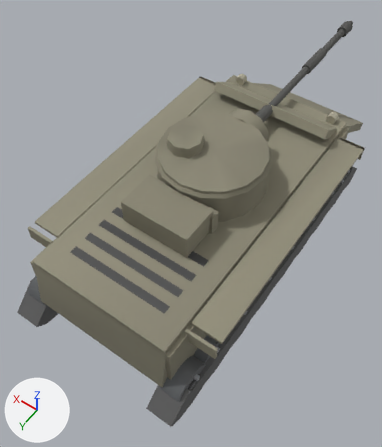
The glTF model client/assets/models/centurion.glb as it was, and as the next commit left it.
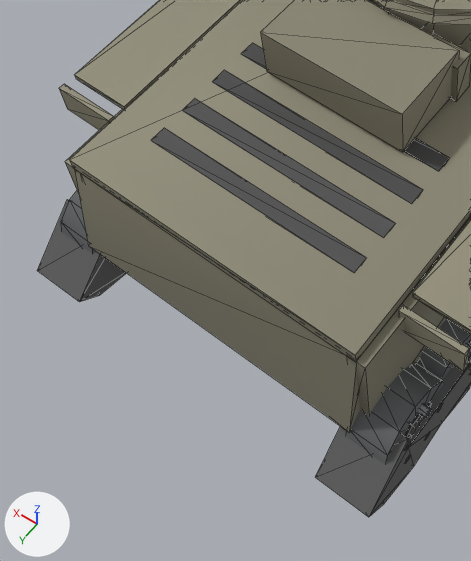
The first picture shows the older version from a 50 mm camera at (-3.87, 5.95, 9.8) aimed at (0.24, 0.19, 0.74). The close-ups show the older and then the newer version on the part from 0% to 57% of the width and 42% to 100% of the height of that picture. Only the edits that show in the close-ups are written down. The axes (+X, +Y, +Z) are drawn at lower left. The lights are the same throughout. The close-ups show mesh edges as thin lines. Where no turn or scale is listed for an object, it has been applied to the vertices. Vertices at exactly the same position are counted once.

The first close-up shows 'hullRear', 'hullSide', 'hullTop', 'tracks', 'turretFront', 'turretRear', 'turretRoof', 'turretSide', 'wheel0', 'wheel15', 'wheel7'.
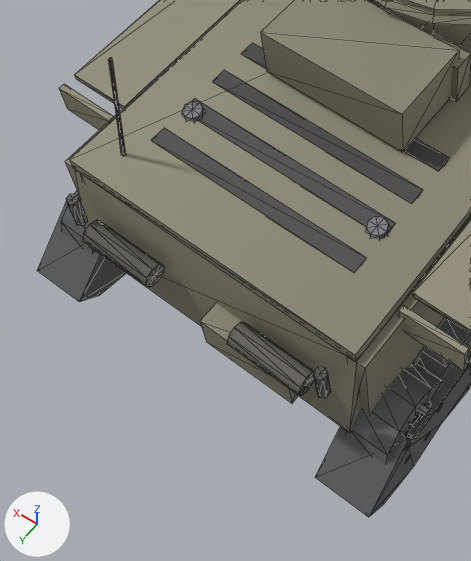
Edits to the scene script, one JSON object a line:
```json
{"block": "me_mesh_20", "where": "# used by ob_hullrear; location = (0.0, 0.0, 0.0)"}
{"op": "remove", "block": "me_mesh_20", "code": "me_mesh_20.from_pydata(...)  # 44 vertices, 76 faces; spans x -1.48..1.48, y 2.85..3.45, z 0.76..1.88"}
{"op": "add", "block": "me_mesh_20", "code": "me_mesh_20.from_pydata(...)  # 156 vertices, 268 faces; spans x -1.48..1.48, y 2.85..3.63, z 0.76..3.16"}
{"block": "me_mesh_20", "change": "me_mesh_20 part 1: a new loose piece, an 8-sided cylinder along x spanning x -1.16..-0.44, y 3.41..3.63, z 1.34..1.56, in mat_hullrear_mat"}
{"block": "me_mesh_20", "change": "me_mesh_20 part 2: a new loose piece, a 6-sided cylinder along z spanning x -1.346..-1.25, y 3.445..3.555, z 1.458..1.798, in mat_hullrear_mat"}
{"block": "me_mesh_20", "change": "me_mesh_20 part 3: a new loose piece, an 8-sided cylinder along x spanning x 0.44..1.16, y 3.41..3.63, z 1.34..1.56, in mat_hullrear_mat"}
{"block": "me_mesh_20", "change": "me_mesh_20 part 4: a new loose piece, a 6-sided cylinder along z spanning x 1.25..1.346, y 3.445..3.555, z 1.458..1.798, in mat_hullrear_mat"}
{"block": "me_mesh_20", "change": "me_mesh_20 part 5: a new loose piece, a box spanning x -0.99..-0.07, y 3.31..3.57, z 0.93..1.31, in mat_hullrear_mat"}
{"block": "me_mesh_20", "change": "me_mesh_20 part 6: 12 vertices added at x 1.07..1.18, y 2.87..3.03, z 1.82..3.16"}
{"block": "me_mesh_20", "change": "other edits to the shape of me_mesh_20 do not show in these pictures"}
{"block": "me_mesh_21", "where": "# used by ob_hulltop; location = (0.0, 0.0, 0.0)"}
{"op": "remove", "block": "me_mesh_21", "code": "me_mesh_21.from_pydata(...)  # 40 vertices, 60 faces; spans x -1.48..1.48, y -3.3..3.3, z 1.86..1.99"}
{"op": "add", "block": "me_mesh_21", "code": "me_mesh_21.from_pydata(...)  # 76 vertices, 124 faces; spans x -1.48..1.48, y -3.3..3.3, z 1.86..2.02"}
{"block": "me_mesh_21", "change": "me_mesh_21 part 7: a new loose piece, an 8-sided cut cone along z (radius 0.1 at the low end, 0.09 at the high end) spanning x -1.074..-0.873, y 2.25..2.45, z 1.96..2.02, in mat_hulltop_mat"}
{"block": "me_mesh_21", "change": "me_mesh_21 part 8: a new loose piece, an 8-sided cut cone along z (radius 0.1 at the low end, 0.09 at the high end) spanning x 0.873..1.074, y 2.25..2.45, z 1.96..2.02, in mat_hulltop_mat"}
```

Where the change shows, as pixel boxes (x1, y1, x2, y2) in the close-ups (471 x 561 px):
```json
{"object": "hullRear", "change": "reshaped", "before": [75, 173, 360, 432], "after": [66, 58, 360, 432], "on screen": "44% taller"}
{"part": 1, "of": "me_mesh_20", "change": "added", "after": [227, 322, 314, 396]}
{"part": 2, "of": "me_mesh_20", "change": "added", "after": [313, 367, 330, 398]}
{"part": 3, "of": "me_mesh_20", "change": "added", "after": [82, 220, 164, 287]}
{"part": 4, "of": "me_mesh_20", "change": "added", "after": [66, 194, 88, 226]}
{"part": 5, "of": "me_mesh_20", "change": "added", "after": [200, 303, 298, 403]}
{"part": 6, "of": "me_mesh_20", "change": "added", "after": [109, 58, 126, 156]}
{"part": 7, "of": "me_mesh_21", "change": "added", "after": [365, 216, 390, 239]}
{"part": 8, "of": "me_mesh_21", "change": "added", "after": [182, 102, 204, 122]}
```
